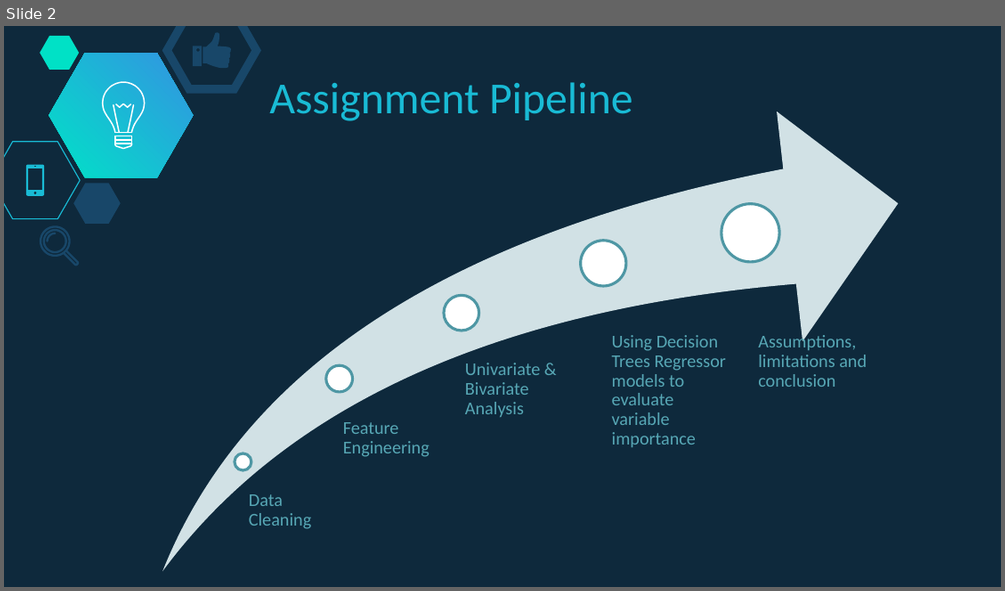
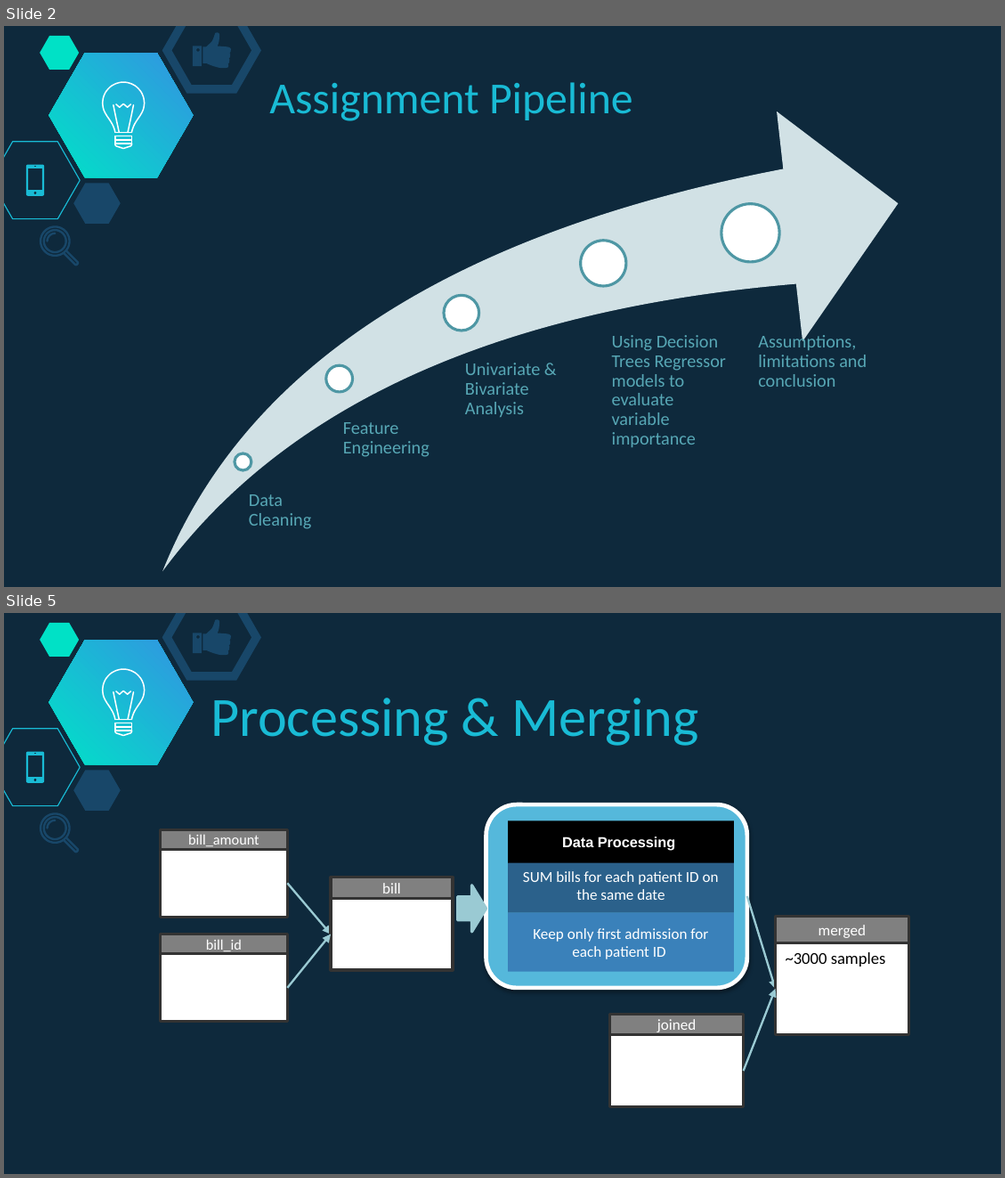
Before and after one commit to soonnanwee/H_Assignment, a slide deck: Assignment_Slides.pptx. Shown one above the other, each under a label of ours: slide 2 before the commit, slides 2 and 5 after it; the slides between them are not shown. The pictures are 1005x591 and 1005x1178 pixels, drawn with LibreOffice and Linux fonts; fonts in the diff are those of the drawing. Boxes give left, top, right and bottom in pixels: in the first picture for what was removed or moved away, otherwise in the second. Text is boxed around its words. In the diff, an @@ line names an element or a change of style, - is before the commit and + after.

```diff
--- a/Assignment_Slides.pptx
+++ b/Assignment_Slides.pptx
@@ slide 5 added at [4,613,1001,1174], background #0E293C; not listed: 20 template elements that a slide beside it also shows @@
@@ text added at [210,698,698,746], 40 pt, text #19BBD5 @@
+Processing & Merging
@@ rounded rectangle added at [486,804,748,988], fill #55B8DB, outline #FFFFFF 3 pt @@
@@ rectangle added at [509,820,735,862], fill #000000, 10.5 pt, text #FFFFFF, bold @@
+Data Processing
@@ rectangle added at [161,849,287,917], fill #FFFFFF, outline #333333 2 pt @@
@@ rectangle added at [161,829,287,849], fill #808080, outline #333333 2 pt, 10.5 pt, text #FFFFFF @@
+bill_amount
@@ rectangle added at [331,877,453,898], fill #808080, outline #333333 2 pt, 11 pt, text #FFFFFF @@
+bill
@@ rectangle added at [509,859,735,913], fill #2B618B, 11 pt, text #FFFFFF @@
+SUM bills for each patient ID on the same date
@@ arrow added from (287, 884) to (331, 934), #9ACAD3 1.5 pt @@
@@ rectangle added at [331,898,453,970], fill #FFFFFF, outline #333333 2 pt @@
@@ right arrow added at [458,885,486,932], fill #9ACAD3, outline #9ACAD3 2 pt @@
@@ arrow added from (746, 896) to (776, 989), #9ACAD3 1.5 pt @@
@@ rectangle added at [509,913,735,972], fill #3A81BA, 11 pt, text #FFFFFF @@
+Keep only first admission for each patient ID
@@ rectangle added at [776,916,909,943], fill #808080, outline #333333 2 pt, 11 pt, text #FFFFFF @@
+merged
@@ rectangle added at [161,954,287,1022], fill #FFFFFF, outline #333333 2 pt @@
@@ rectangle added at [161,934,287,954], fill #808080, outline #333333 2 pt, 10.5 pt, text #FFFFFF @@
+bill_id
@@ arrow added from (287, 988) to (331, 934), #9ACAD3 1.5 pt @@
@@ rectangle added at [776,943,909,1035], fill #FFFFFF, outline #333333 2 pt, 12 pt, text #000000 @@
+~3000 samples
@@ arrow added from (744, 1070) to (776, 989), #9ACAD3 1.5 pt @@
@@ rectangle added at [610,1035,744,1106], fill #FFFFFF, outline #333333 2 pt @@
@@ rectangle added at [610,1013,744,1035], fill #808080, outline #333333 2 pt, 11 pt, text #FFFFFF @@
+joined
```
Also in this commit, not shown: 14 other slides added, 3 slides removed, 1 other file.
